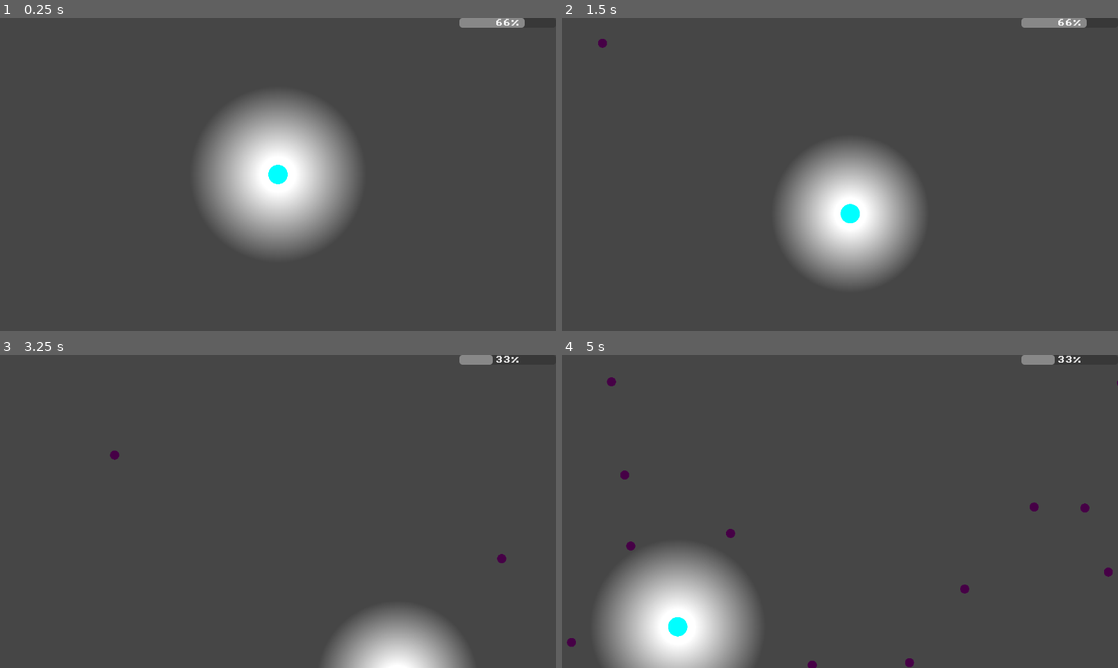
Above: before the commit, frames 1-4 (two rows, left to right).
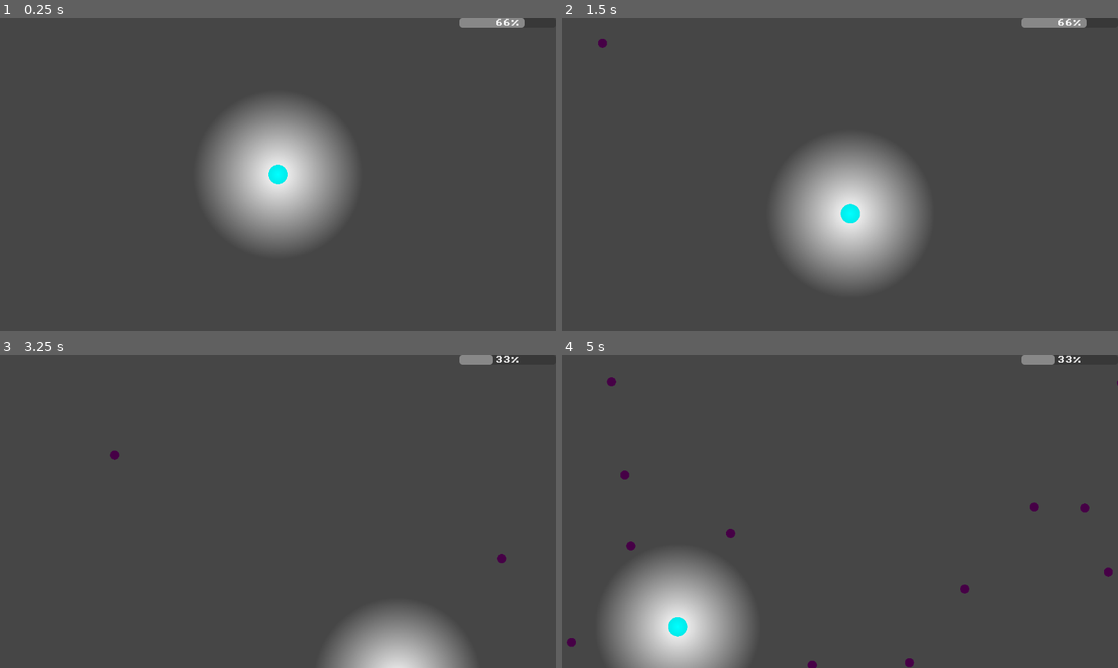
Above: after the commit, the same moments.

Repository: Iviv122/safe_to_scare
Game: Godot game, scene res://main.tscn
Two runs of this game, one before a commit and one after it. Both use one fixed random seed, a clock stepped at 60 frames per second and the inputs below.
Inputs:
- Up to frame 1 (0.25 s): no input
- Up to frame 2 (1.5 s): tap Enter at 0.5 s; hold Right 0.53-1.28 s; hold A (a) 0.53-1.28 s; tap D (d) at 0.8, 1.35 s; tap Space at 1.25 s; hold Down from 1.28 s (still down)
- Up to frame 3 (3.25 s): tap S (s) at 1.55 s; release Down at 2.03 s; hold Right 2.03-2.78 s; hold S (s) 2.03-2.78 s; tap W (w) at 2.3, 2.85 s; hold Up from 2.78 s (still down); tap A (a) at 3.05 s
- Up to frame 4 (5 s): release Up at 3.53 s; hold A (a) 3.53-4.28 s; hold Left from 3.53 s (still down); tap D (d) at 3.8, 4.35 s; tap S (s) at 4.55 s

The runs differ from the first frame. In frame 1, 4.1% of the frame differs, in the area x 41-59%, y 34-66%; in frame 2, 1.3%; in frame 3, 0.5%; in frame 4, 4.6%, in the area x 11-31%, y 69-100%.

Commit message:
better player light

Diff:
--- a/assets/prefabs/character.tscn
+++ b/assets/prefabs/character.tscn
@@ -8,7 +8,7 @@
 radius = 60.74537
 
 [sub_resource type="Gradient" id="Gradient_b5nef"]
-offsets = PackedFloat32Array(0, 0.13333334, 0.64666665)
+offsets = PackedFloat32Array(0, 0.006666667, 0.64666665)
 colors = PackedColorArray(1, 1, 1, 1, 0.72164947, 0.72164947, 0.72164947, 1, 0, 0, 0, 1)
 
 [sub_resource type="GradientTexture2D" id="GradientTexture2D_jj5up"]
@@ -34,8 +34,7 @@
 texture = SubResource("GradientTexture2D_jj5up")
 texture_scale = 1.5
 script = ExtResource("3_jj5up")
-speed = 0.5
-magnitude = 0.1
+magnitude = 0.02
 metadata/_custom_type_script = "uid://dreu4tk4en3i5"
 
 [node name="Sprite2D" type="Sprite2D" parent="PointLight2D"]
--- a/objects/player/body/blicking_light.gd
+++ b/objects/player/body/blicking_light.gd
@@ -1,7 +1,6 @@
 extends PointLight2D
 class_name BlickingLight
 
-@export var speed : float = 0.1
 @export var magnitude : float = 0.2
 
 var init_scale : float
@@ -9,14 +8,10 @@
 var tween := create_tween()
 
 func _ready():
-    init_scale = texture_scale
-    jump()
+	init_scale = texture_scale
 
 
-func jump() -> void:
-    if tween:
-        tween.kill()
-    tween = create_tween()
-    tween.tween_property(self,"texture_scale",init_scale+randf_range(-magnitude,magnitude),speed).set_ease(Tween.EASE_OUT).set_trans(Tween.TRANS_BOUNCE)
-    await get_tree().create_timer(speed).timeout
-    jump()
+func _process(delta):
+	texture_scale = init_scale+randf_range(-magnitude,magnitude)
+	var r = randf_range(-0.1,0.1)
+	global_position = get_parent().global_position + Vector2(r,r)
